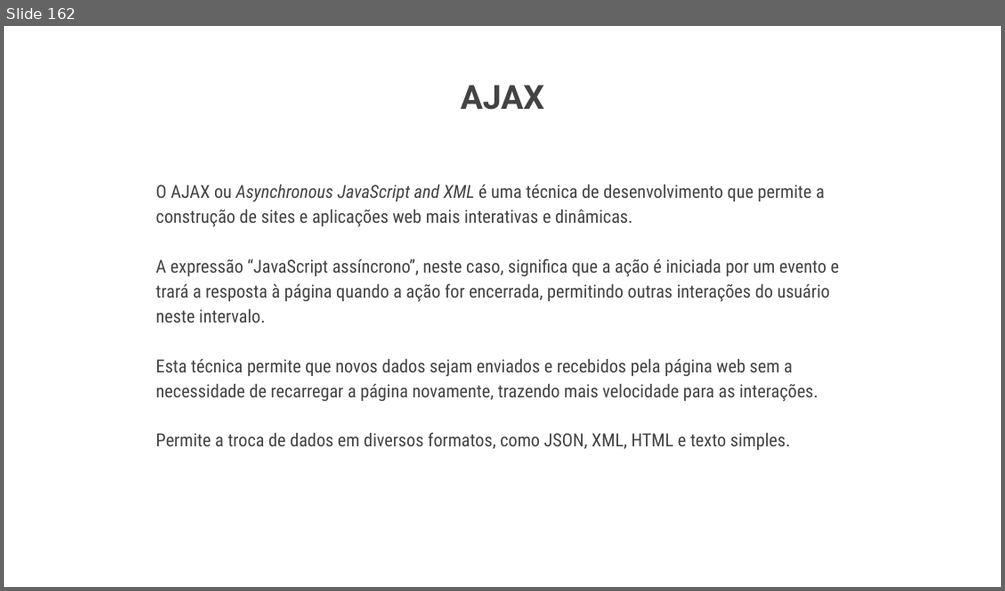
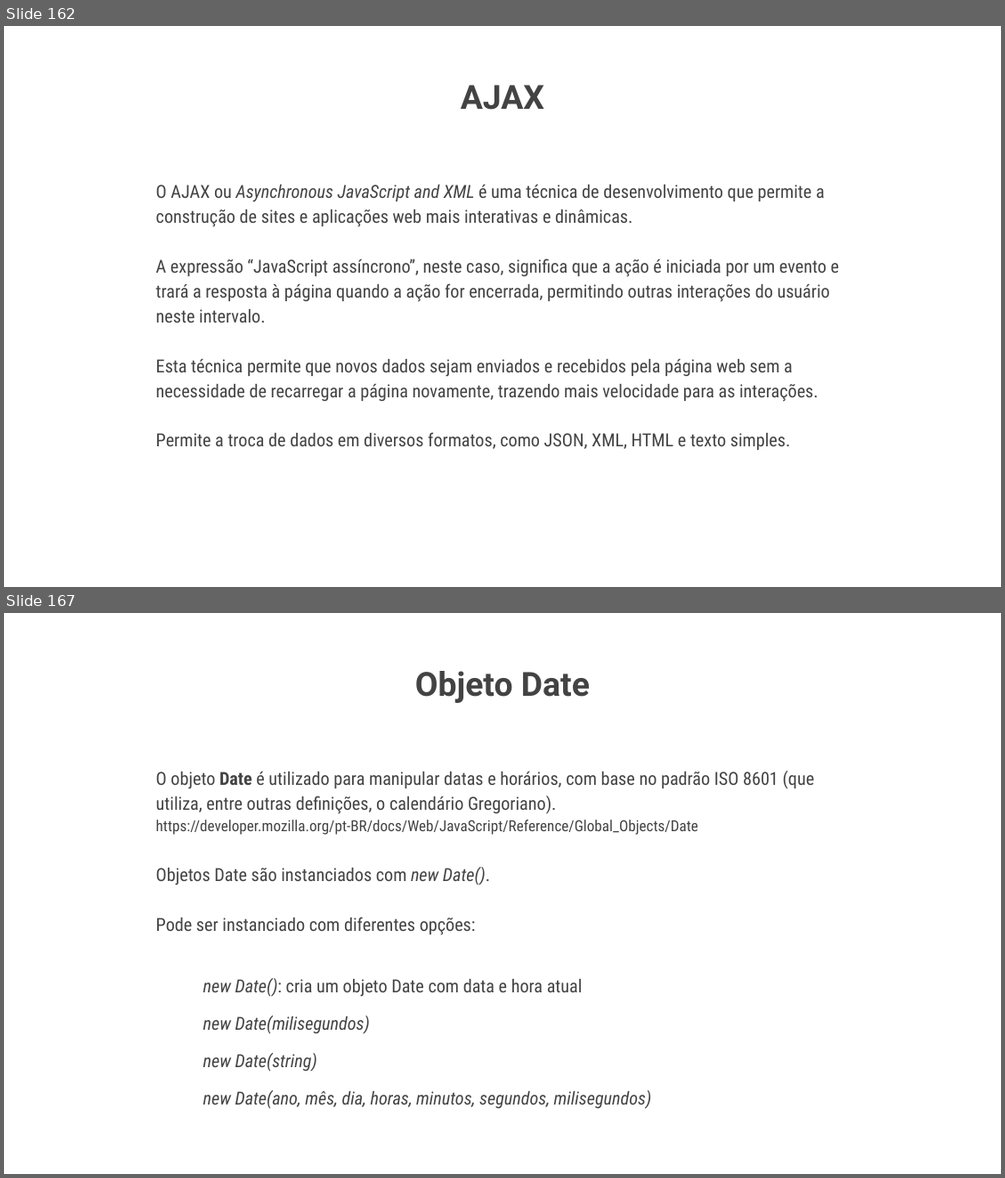
Before and after one commit to pedromoritz/jcavi-javascript, a slide deck: JavaScript.odp. Shown one above the other, each under a label of ours: slide 162 before the commit, slides 162 and 167 after it; the slides between them are not shown. The pictures are 1005x591 and 1005x1178 pixels, drawn with LibreOffice and Linux fonts; fonts in the diff are those of the drawing; background and template pictures are left out. Boxes give left, top, right and bottom in pixels: in the first picture for what was removed or moved away, otherwise in the second. Text is boxed around its words. In the diff, an @@ line names an element or a change of style, - is before the commit and + after.

```diff
--- a/JavaScript.odp
+++ b/JavaScript.odp
@@ slide 167 added at (x1=4, y1=613, x2=1001, y2=1174), background picture (left out) @@
@@ title added at (x1=415, y1=671, x2=590, y2=703), 24 pt, text #434343, bold @@
+Objeto Date
@@ text added at (x1=156, y1=771, x2=815, y2=1109), 13 pt, text #434343 @@
+■ O objeto Date é utilizado para manipular datas e horários, com base no padrão ISO 8601 (que utiliza, entre outras definições, o calendário Gregoriano).
+https://developer.mozilla.org/pt-BR/docs/Web/JavaScript/Reference/Global_Objects/Date
+■ Objetos Date são instanciados com new Date().
+■ Pode ser instanciado com diferentes opções:
+  ■ new Date(): cria um objeto Date com data e hora atual
+  ■ new Date(milisegundos)
+  ■ new Date(string)
+  ■ new Date(ano, mês, dia, horas, minutos, segundos, milisegundos)
```
Also in this commit, not shown: 5 other slides added, 1 other file.
